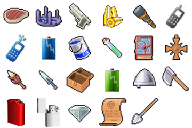
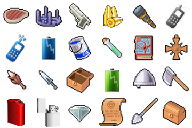
Revision of a layered (192, 128) image; what changed, layer by layer:
added layer "Music_Box_Dead" above "Shovel" over [162, 100, 187, 126]
